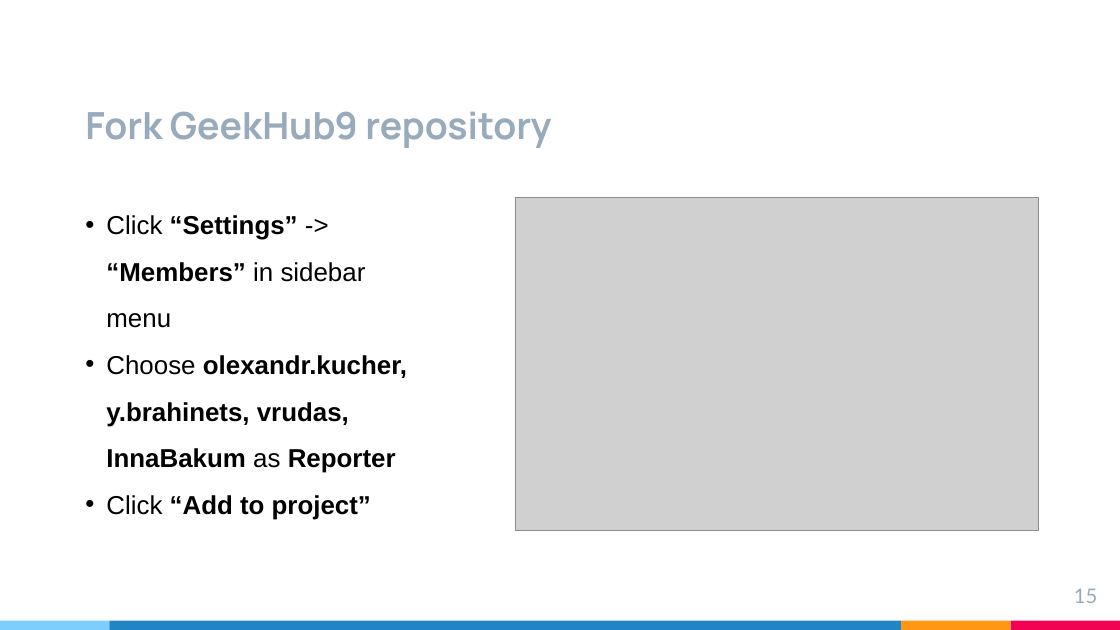
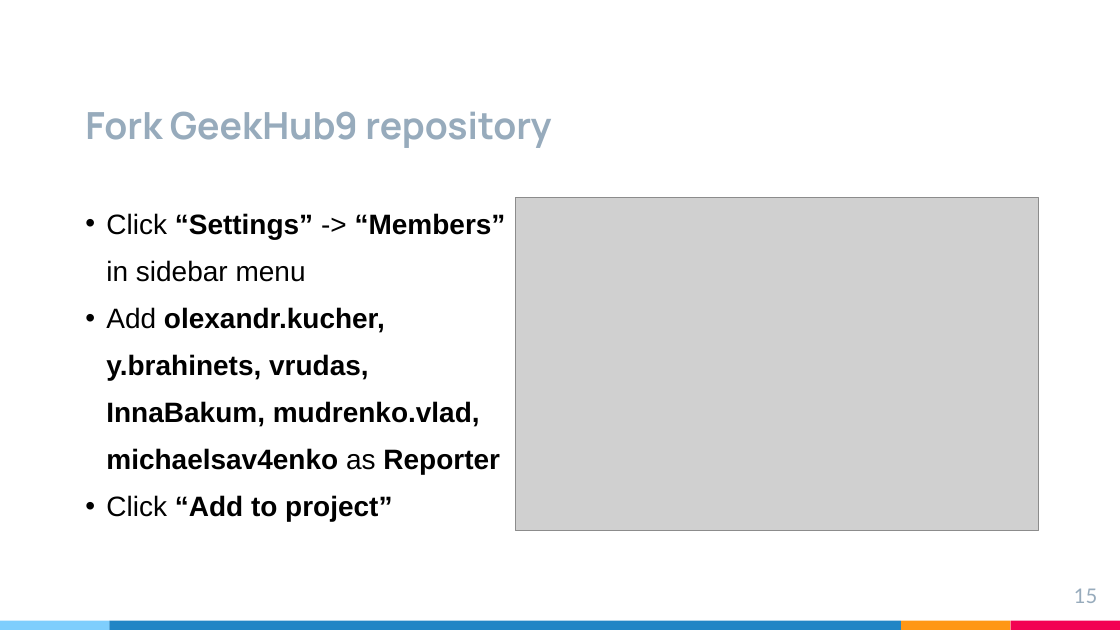
Before and after one commit to brahinets/GeekHub-J4W-9, a slide deck: slide 15 of Lectures/Lesson 01 - Gitlab + Intellij IDEA.pptx. Drawn at 1120x630 pixels with LibreOffice and Linux fonts; fonts in the diff are those of the drawing; grey boxes stand for pictures. Boxes give left, top, right and bottom in pixels: in the first picture for what was removed or moved away, otherwise in the second. Text is boxed around its words. In the diff, an @@ line names an element or a change of style, - is before the commit and + after.

```diff
--- a/Lectures/Lesson 01 - Gitlab + Intellij IDEA.pptx
+++ b/Lectures/Lesson 01 - Gitlab + Intellij IDEA.pptx
@@ text at (106,213,506,521): size 22.2 to 24 pt in "Click “Settings” -> “Members” in sidebar menu", "Click “Add to project”"; line spacing 1.5 to 1.4 @@
@@ text at (106,307,500,474): text changed; size 22.2 to 24 pt @@
-• Choose olexandr.kucher, y.brahinets, vrudas, InnaBakum as Reporter
+• Add olexandr.kucher, y.brahinets, vrudas, InnaBakum, mudrenko.vlad, michaelsav4enko as Reporter
```
Also in this commit, not shown: 3 other slides changed.
